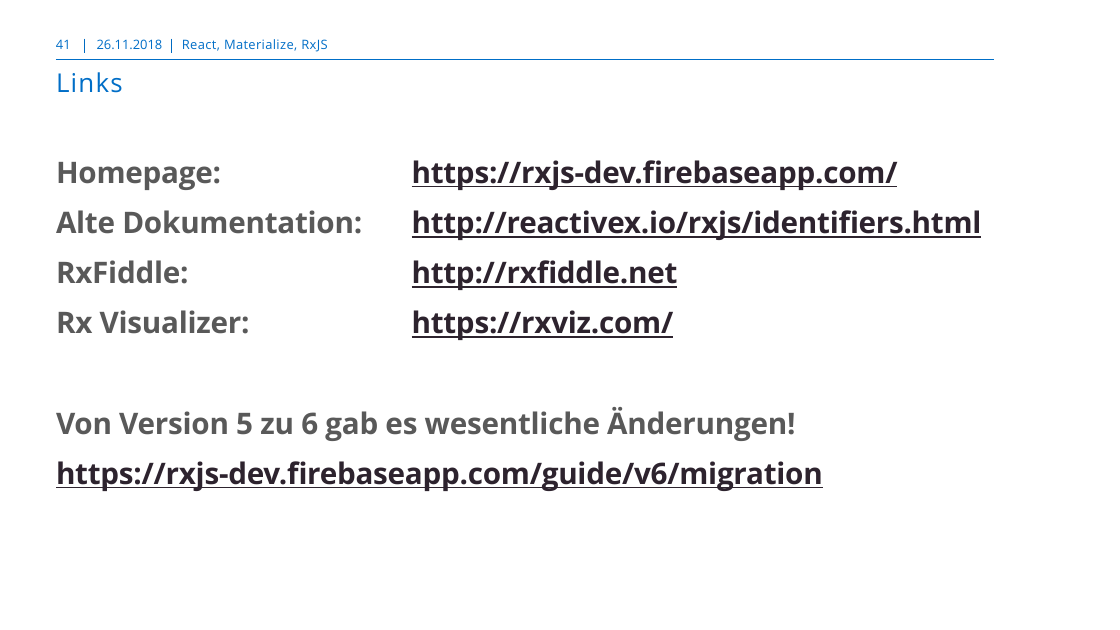
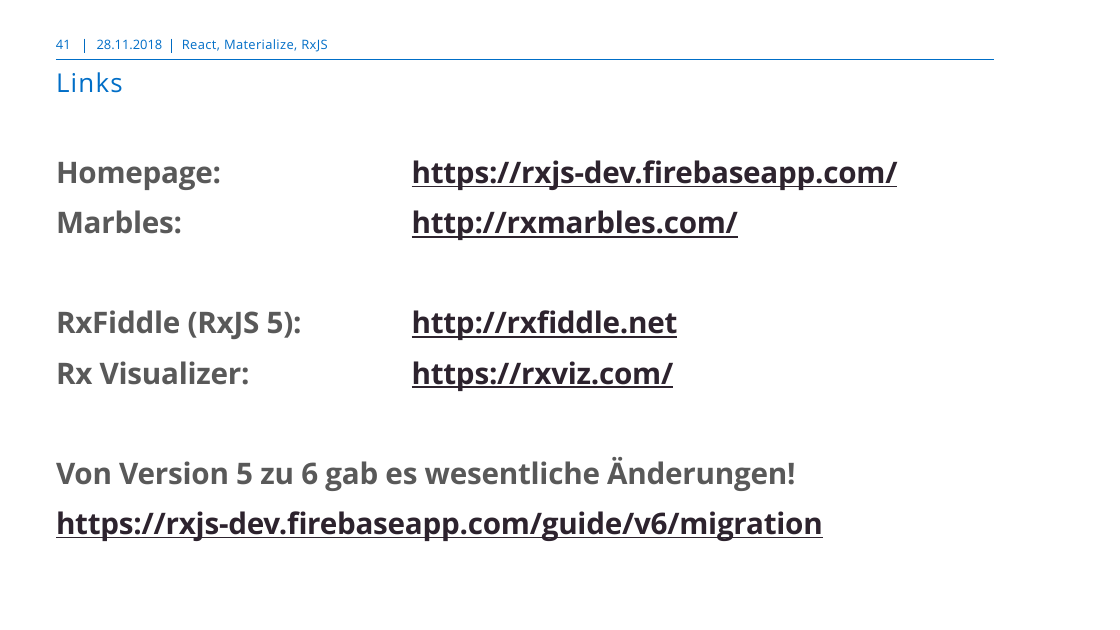
Before and after one commit to markusborer/ReactKursBern, a slide deck: slide 41 of React.pptx. Drawn at 1120x630 pixels with LibreOffice and Linux fonts; fonts in the diff are those of the drawing; background and template pictures are left out. Boxes give left, top, right and bottom in pixels: in the first picture for what was removed or moved away, otherwise in the second. Text is boxed around its words. In the diff, an @@ line names an element or a change of style, - is before the commit and + after.

```diff
--- a/React.pptx
+++ b/React.pptx
@@ text at (97,39,163,49): text changed @@
-26.11.2018
+28.11.2018
@@ text at (56,210,738,340): text changed @@
-Alte Dokumentation: http://reactivex.io/rxjs/identifiers.html
-RxFiddle: http://rxfiddle.net
+Marbles: http://rxmarbles.com/
+RxFiddle (RxJS 5): http://rxfiddle.net
```
Also in this commit, not shown: 43 other slides changed.
